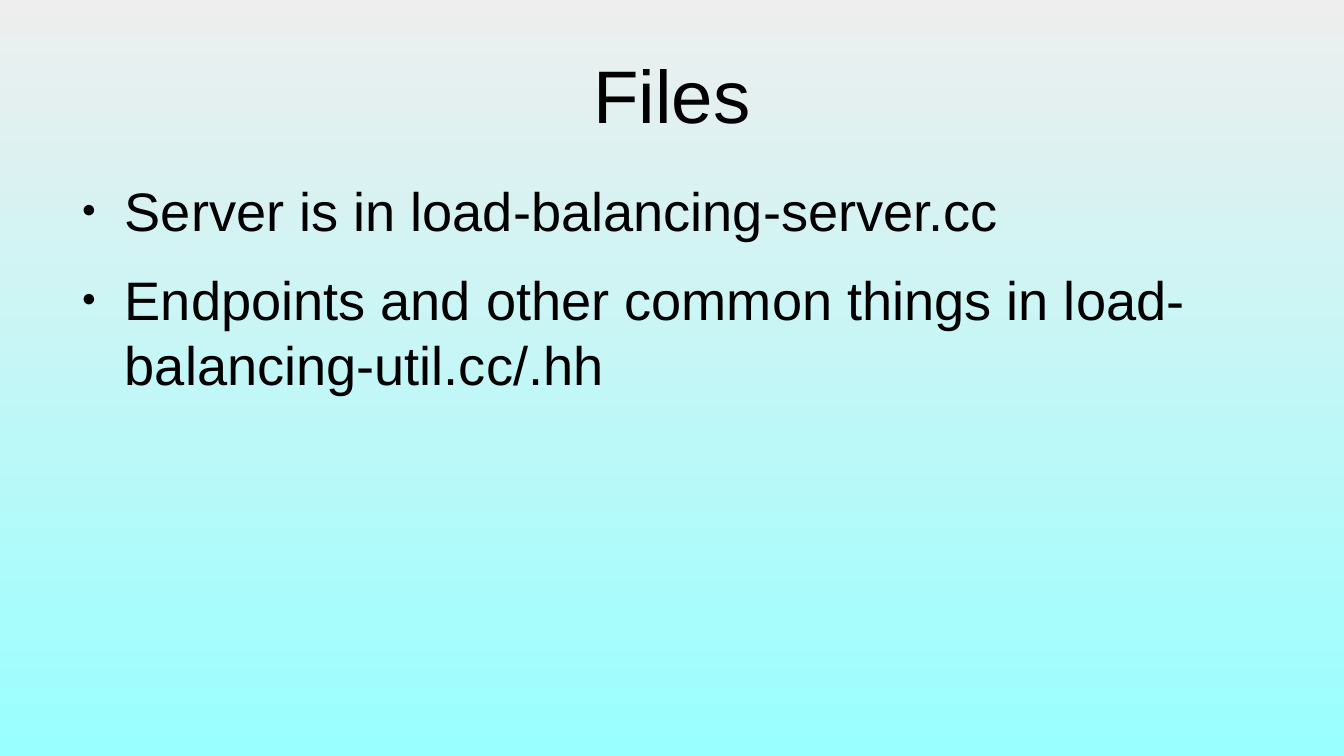
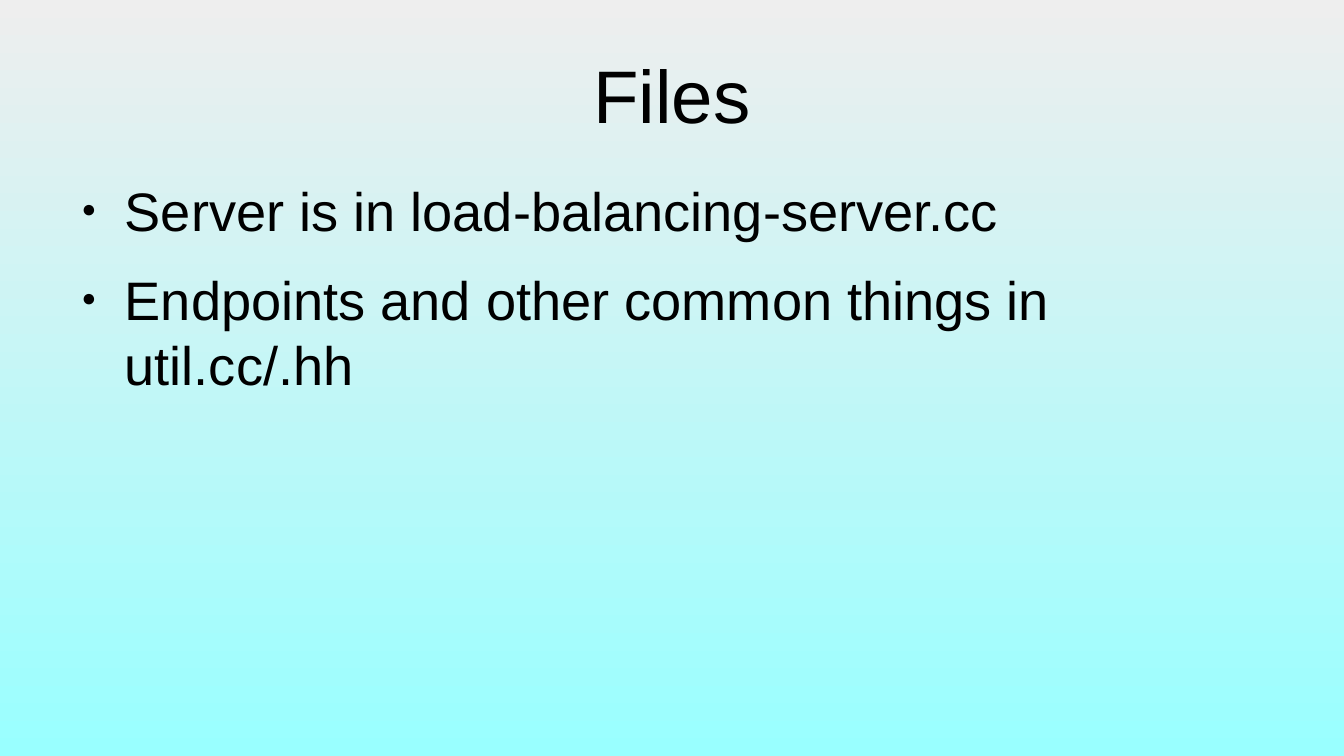
Before and after one commit to dllaurence/zeromq-presentation, a slide deck: slide 35 of presentation.odp (slide 36 before the commit). Drawn at 1344x756 pixels with LibreOffice and Linux fonts; fonts in the diff are those of the drawing. Boxes give left, top, right and bottom in pixels: in the first picture for what was removed or moved away, otherwise in the second. Text is boxed around its words. In the diff, an @@ line names an element or a change of style, - is before the commit and + after.

```diff
--- a/presentation.odp
+++ b/presentation.odp
@@ text at (125,280,1049,386): text changed @@
-● Endpoints and other common things in load-balancing-util.cc/.hh
+● Endpoints and other common things in util.cc/.hh
```
Also in this commit, not shown: 16 other slides changed, 10 slides added, 3 slides removed, 10 other files.
